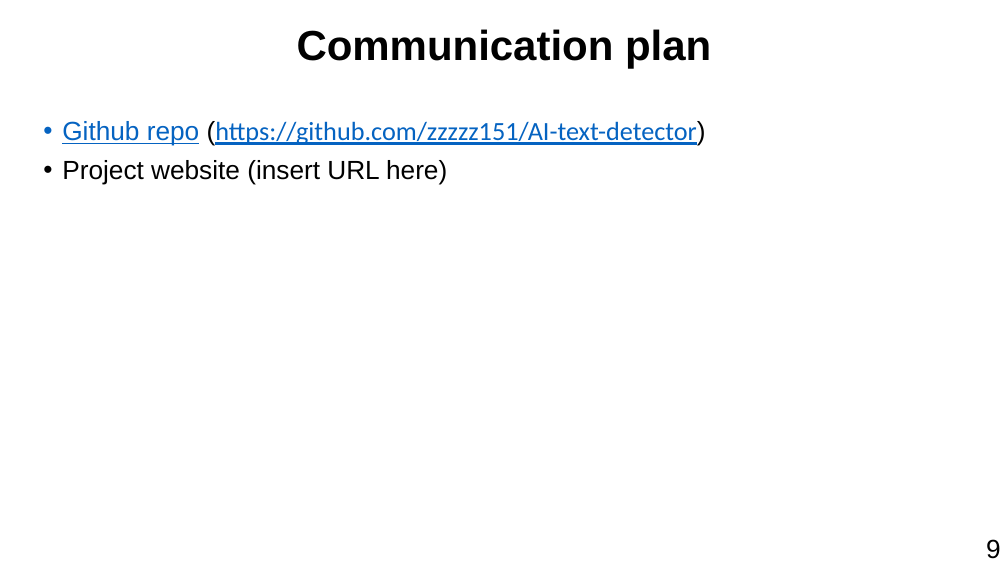
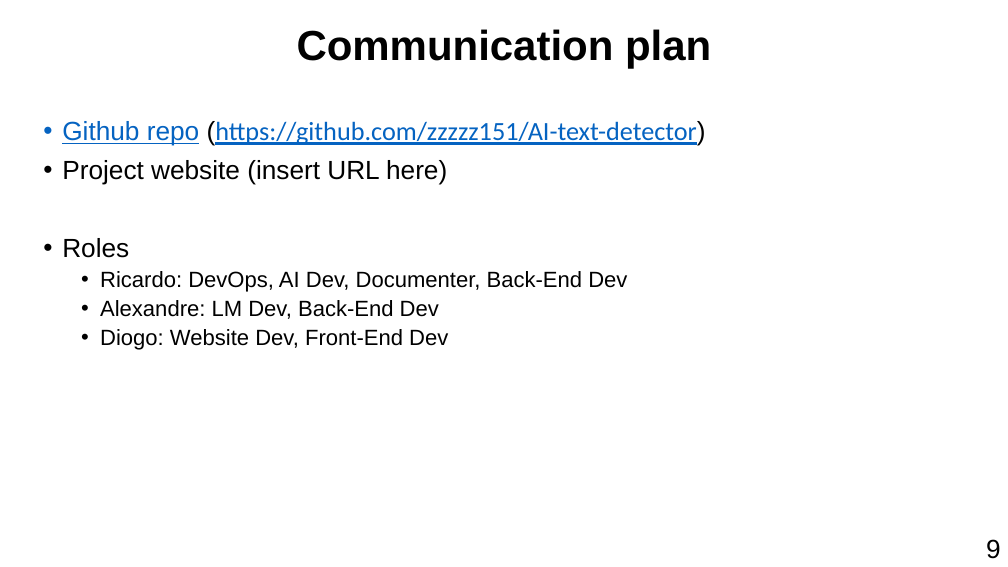
Before and after one commit to zzzzz151/AI-text-detector, a slide deck: slide 9 of PresentationInception.pptx. Drawn at 1008x567 pixels with LibreOffice and Linux fonts; fonts in the diff are those of the drawing. Boxes give left, top, right and bottom in pixels: in the first picture for what was removed or moved away, otherwise in the second. Text is boxed around its words. In the diff, an @@ line names an element or a change of style, - is before the commit and + after.

```diff
--- a/PresentationInception.pptx
+++ b/PresentationInception.pptx
@@ text at (x1=62, y1=238, x2=627, y2=350): paragraphs added @@
+• Roles
+  • Ricardo: DevOps, AI Dev, Documenter, Back-End Dev
+  • Alexandre: LM Dev, Back-End Dev
+  • Diogo: Website Dev, Front-End Dev
```
Also in this commit, not shown: 2 other slides changed.
